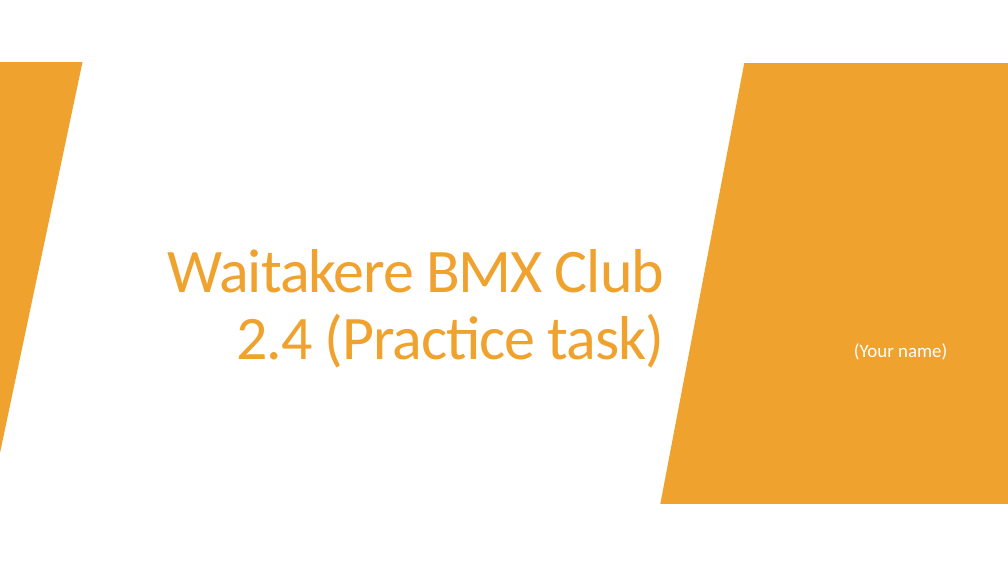
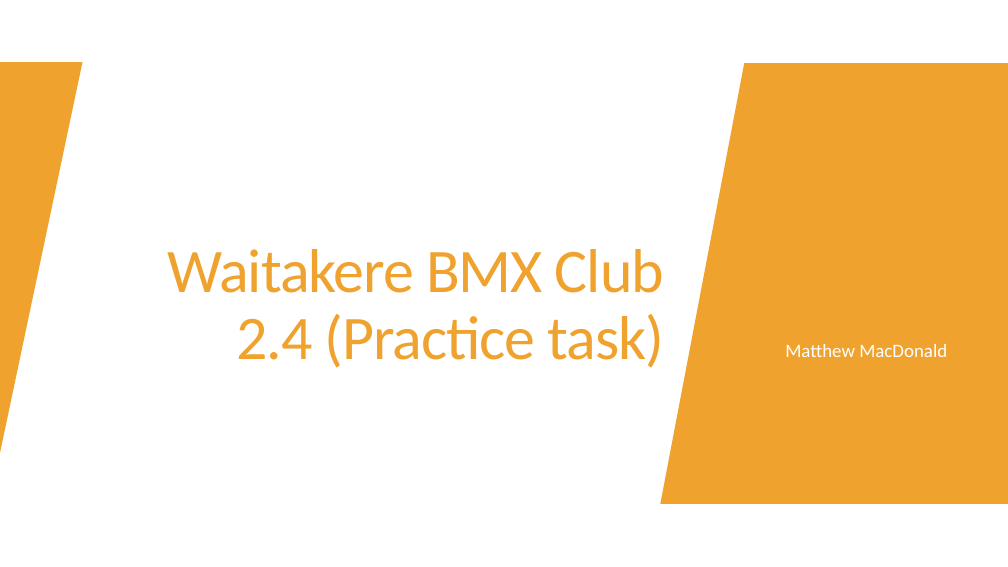
Before and after one commit to Raptor854/2.4-Practice-Assesment, a slide deck: slide 1 of Matthew MacDonald - 2.4 Practice Task Portfolio.pptx. Drawn at 1008x567 pixels with LibreOffice and Linux fonts; fonts in the diff are those of the drawing. Boxes give left, top, right and bottom in pixels: in the first picture for what was removed or moved away, otherwise in the second. Text is boxed around its words. In the diff, an @@ line names an element or a change of style, - is before the commit and + after.

```diff
--- a/Matthew MacDonald - 2.4 Practice Task Portfolio.pptx
+++ b/Matthew MacDonald - 2.4 Practice Task Portfolio.pptx
@@ subtitle at (785, 344, 947, 357): text changed @@
-(Your name)
+Matthew MacDonald
```
Also in this commit, not shown: 24 other files.
